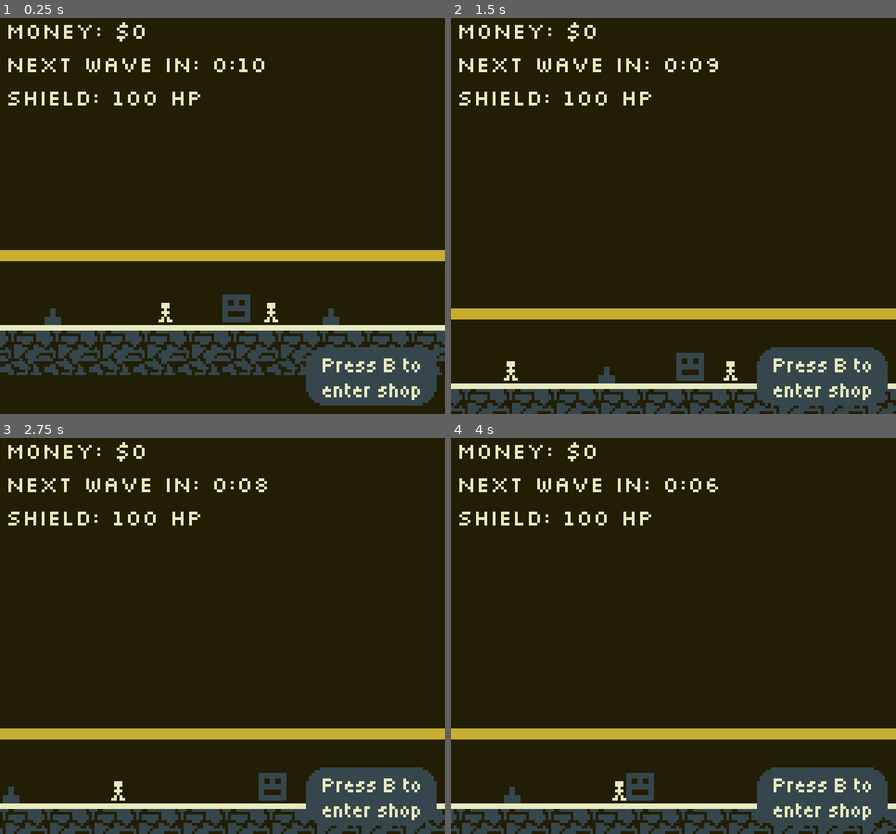
Above: before the commit, frames 1-4 (two rows, left to right).
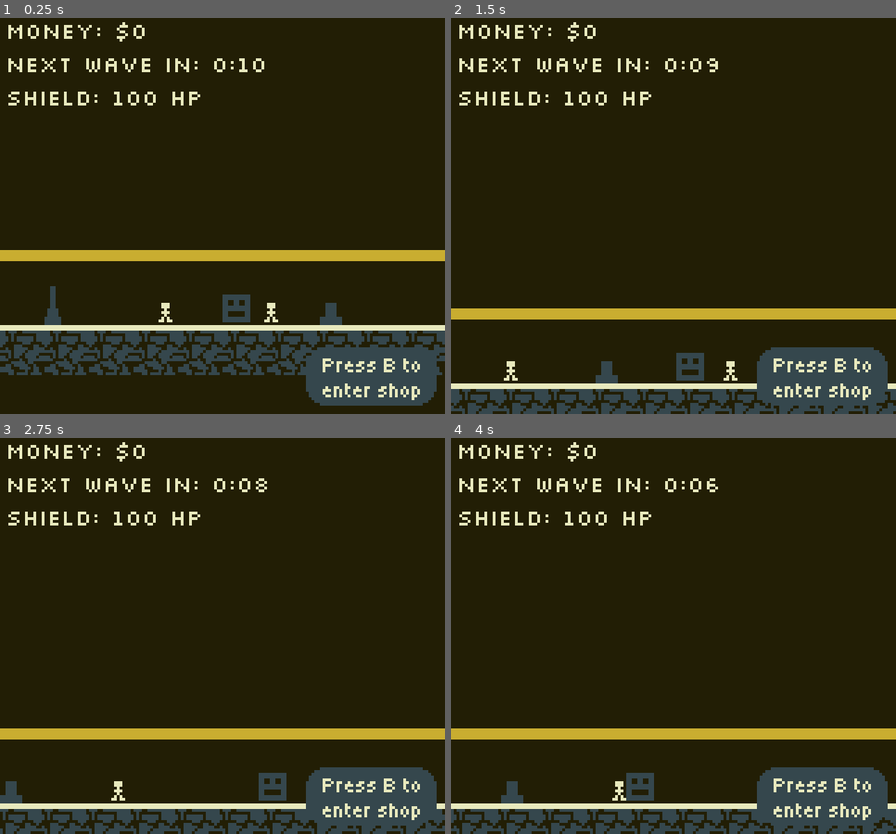
Above: after the commit, the same moments.

Repository: GargantuaM87/gb14
Game: Godot game, scene res://screens/main/main.tscn
Same seed, same stepped clock (60 frames per second), same inputs: the game is played once before the commit and once after it.
Inputs (mouse positions are in pixels of both pictures, inside the frame that each line leads up to):
- Up to frame 1 (0.25 s): no input
- Up to frame 2 (1.5 s): tap B at 0.5, 1.25 s; move the mouse to (771, 192) at 0.52 s; hold Right (right) 0.53-1.25 s; tap Up (any_keyboard_action) at 0.6 s; click (771, 192) at 0.67 s; drag from (584, 235) to (651, 295) at 1.27 s
- Up to frame 3 (2.75 s): tap B at 2 s; move the mouse to (267, 544) at 2.02 s; hold Right (right) from 2.03 s (still down); tap Up (any_keyboard_action) at 2.1 s
- Up to frame 4 (4 s): release Right (right) at 2.75 s; tap B at 2.75, 3.5 s; drag from (651, 715) to (540, 572) at 2.77 s; move the mouse to (807, 695) at 3.52 s; hold Left (left) from 3.53 s (still down); tap Up (any_keyboard_action) at 3.6 s

The runs differ from the first frame. In frame 1, 0.2% of the frame differs, in the area x 10-77%, y 67-78%; in frame 2, less than 0.1%; in frame 3, less than 0.1%; in frame 4, less than 0.1%.

Commit message:
Added laser weapon

Diff:
--- a/screens/main/main.tscn
+++ b/screens/main/main.tscn
@@ -11,6 +11,7 @@
 [ext_resource type="PackedScene" uid="uid://cfsrsyc2pvi34" path="res://screens/main/weapons/weapon_1/weapon_1.tscn" id="8_126cu"]
 [ext_resource type="PackedScene" uid="uid://cgwt5ibxdbyq4" path="res://screens/shop/shop.tscn" id="9_j6p4r"]
 [ext_resource type="PackedScene" uid="uid://cc56p4dmpnqpv" path="res://screens/main/level/level.tscn" id="10_yg3ed"]
+[ext_resource type="PackedScene" uid="uid://dcrgtteg0il0g" path="res://screens/main/weapons/weapon_2/weapon_2.tscn" id="11_weapon2"]
 
 [sub_resource type="ShaderMaterial" id="ShaderMaterial_ggonf"]
 shader = ExtResource("1_j5age")
@@ -94,8 +95,8 @@
 position = Vector2(122, 45)
 projectile_spawn_node_path = NodePath("..")
 
-[node name="Weapon2" parent="Weapons" unique_id=274074307 node_paths=PackedStringArray("projectile_spawn_node_path") instance=ExtResource("8_126cu")]
+[node name="Weapon2" parent="Weapons" unique_id=274074307 node_paths=PackedStringArray("laser_parent") instance=ExtResource("11_weapon2")]
 position = Vector2(22, 45)
-projectile_spawn_node_path = NodePath("..")
+laser_parent = NodePath("..")
 
 [connection signal="timeout" from="WaveCountdownTimer" to="." method="_on_wave_countdown_timer_timeout"]
--- a/screens/main/weapons/weapon_1/weapon_1.tscn
+++ b/screens/main/weapons/weapon_1/weapon_1.tscn
@@ -6,16 +6,16 @@
 script = ExtResource("1_xrubn")
 
 [node name="ColorRect" type="ColorRect" parent="." unique_id=536989947]
-offset_left = -3.0
+offset_left = -4.0
 offset_top = -1.0
-offset_right = 3.0
+offset_right = 4.0
 offset_bottom = 2.0
 color = Color(0.6988686, 0.2747209, 0.009831187, 1)
 
 [node name="ColorRect2" type="ColorRect" parent="." unique_id=555541350]
-offset_left = -1.0
-offset_top = -4.0
-offset_right = 1.0
+offset_left = -2.0
+offset_top = -6.0
+offset_right = 2.0
 color = Color(0.6988686, 0.2747209, 0.009831187, 1)
 
 [node name="ProjectileSpawnPoint" type="Marker2D" parent="." unique_id=469191458]
--- /dev/null
+++ b/screens/main/weapons/weapon_2/laser.gd
@@ -0,0 +1,48 @@
+extends Node2D
+
+@export var damage := 1
+@export var direction := Vector2.UP
+
+const LIFETIME_SECONDS := 0.1
+
+@onready var hit_area: Area2D = %HitArea
+
+var remaining_lifetime := LIFETIME_SECONDS
+var hit_target_ids: Dictionary[int, bool] = {}
+
+func _ready() -> void:
+	if direction == Vector2.ZERO:
+		direction = Vector2.UP
+	rotation = direction.angle()
+
+func _physics_process(delta: float) -> void:
+	_damage_overlapping_targets()
+
+	remaining_lifetime -= delta
+	if remaining_lifetime <= 0.0:
+		queue_free()
+
+func _damage_overlapping_targets() -> void:
+	for area: Area2D in hit_area.get_overlapping_areas():
+		var monster: Monster = Util.find_ancestor_in_group(area, "monsters")
+		if monster != null:
+			_damage_target(monster)
+			continue
+
+		var monster_projectile: MonsterProjectile = Util.find_ancestor_in_group(area, "monster_projectiles")
+		if monster_projectile != null:
+			_damage_target(monster_projectile)
+
+func _damage_target(target: Node) -> void:
+	if target.is_queued_for_deletion():
+		return
+
+	var target_id := target.get_instance_id()
+	if hit_target_ids.has(target_id):
+		return
+
+	hit_target_ids[target_id] = true
+	if target is Monster:
+		(target as Monster).take_damage(damage)
+	elif target is MonsterProjectile:
+		(target as MonsterProjectile).take_damage(damage)
--- /dev/null
+++ b/screens/main/weapons/weapon_2/laser.tscn
@@ -0,0 +1,22 @@
+[gd_scene format=3 uid="uid://by4ms12lc0wr5"]
+
+[ext_resource type="Script" uid="uid://d4boou6wiccw4" path="res://screens/main/weapons/weapon_2/laser.gd" id="1_laser"]
+
+[sub_resource type="RectangleShape2D" id="RectangleShape2D_laser"]
+size = Vector2(300, 2)
+
+[node name="Laser" type="Node2D" unique_id=2070579736]
+script = ExtResource("1_laser")
+
+[node name="Line" type="Line2D" parent="." unique_id=1030827392]
+points = PackedVector2Array(0, 0, 300, 0)
+width = 2.0
+
+[node name="HitArea" type="Area2D" parent="." unique_id=1698955758]
+unique_name_in_owner = true
+collision_layer = 16
+collision_mask = 40
+
+[node name="CollisionShape2D" type="CollisionShape2D" parent="HitArea" unique_id=1689000460]
+position = Vector2(150, 0)
+shape = SubResource("RectangleShape2D_laser")
--- /dev/null
+++ b/screens/main/weapons/weapon_2/weapon_2.gd
@@ -0,0 +1,34 @@
+extends Node2D
+
+@export var laser_parent: Node
+var laser_scene := preload("uid://by4ms12lc0wr5")
+@onready var laser_spawn_point: Marker2D = %LaserSpawnPoint
+
+const SECONDS_BETWEEN_SHOTS := 3.75
+const DAMAGE := 1
+var last_search_time := 0.0
+
+func _physics_process(_delta: float) -> void:
+	if Util.time - last_search_time > SECONDS_BETWEEN_SHOTS:
+		last_search_time = Util.time
+
+		# Primary target: Monsters
+		var targets := get_tree().get_nodes_in_group("monsters")
+		if targets.is_empty():
+			# Secondary target: Monster projectiles
+			targets = get_tree().get_nodes_in_group("monster_projectiles")
+
+		var closest_target: Node2D = null
+		var closest_distance := INF
+		for target: Node2D in targets:
+			var distance_to_target := target.global_position.distance_to(global_position)
+			if distance_to_target < closest_distance:
+				closest_target = target
+				closest_distance = distance_to_target
+
+		if closest_target != null:
+			var laser: Node2D = laser_scene.instantiate()
+			laser.damage = DAMAGE
+			laser.direction = laser_spawn_point.global_position.direction_to(closest_target.global_position)
+			laser_parent.add_child(laser)
+			laser.global_position = laser_spawn_point.global_position
--- /dev/null
+++ b/screens/main/weapons/weapon_2/weapon_2.tscn
@@ -0,0 +1,29 @@
+[gd_scene format=3 uid="uid://dcrgtteg0il0g"]
+
+[ext_resource type="Script" uid="uid://bbhnu75aihyi0" path="res://screens/main/weapons/weapon_2/weapon_2.gd" id="1_28wgx"]
+
+[node name="Weapon2" type="Node2D" unique_id=258549074]
+script = ExtResource("1_28wgx")
+
+[node name="ColorRect" type="ColorRect" parent="." unique_id=536989947]
+offset_left = -3.0
+offset_top = -1.0
+offset_right = 3.0
+offset_bottom = 2.0
+color = Color(0.6988686, 0.2747209, 0.009831187, 1)
+
+[node name="ColorRect2" type="ColorRect" parent="." unique_id=555541350]
+offset_left = -1.0
+offset_top = -12.0
+offset_right = 1.0
+color = Color(0.6988686, 0.2747209, 0.009831187, 1)
+
+[node name="ColorRect3" type="ColorRect" parent="." unique_id=956333669]
+offset_left = -2.0
+offset_top = -4.0
+offset_right = 2.0
+color = Color(0.6988686, 0.2747209, 0.009831187, 1)
+
+[node name="LaserSpawnPoint" type="Marker2D" parent="." unique_id=469191458]
+unique_name_in_owner = true
+position = Vector2(0, -12)
Not shown, added: screens/main/weapons/weapon_2/laser.gd.uid
Not shown, added: screens/main/weapons/weapon_2/weapon_2.gd.uid
